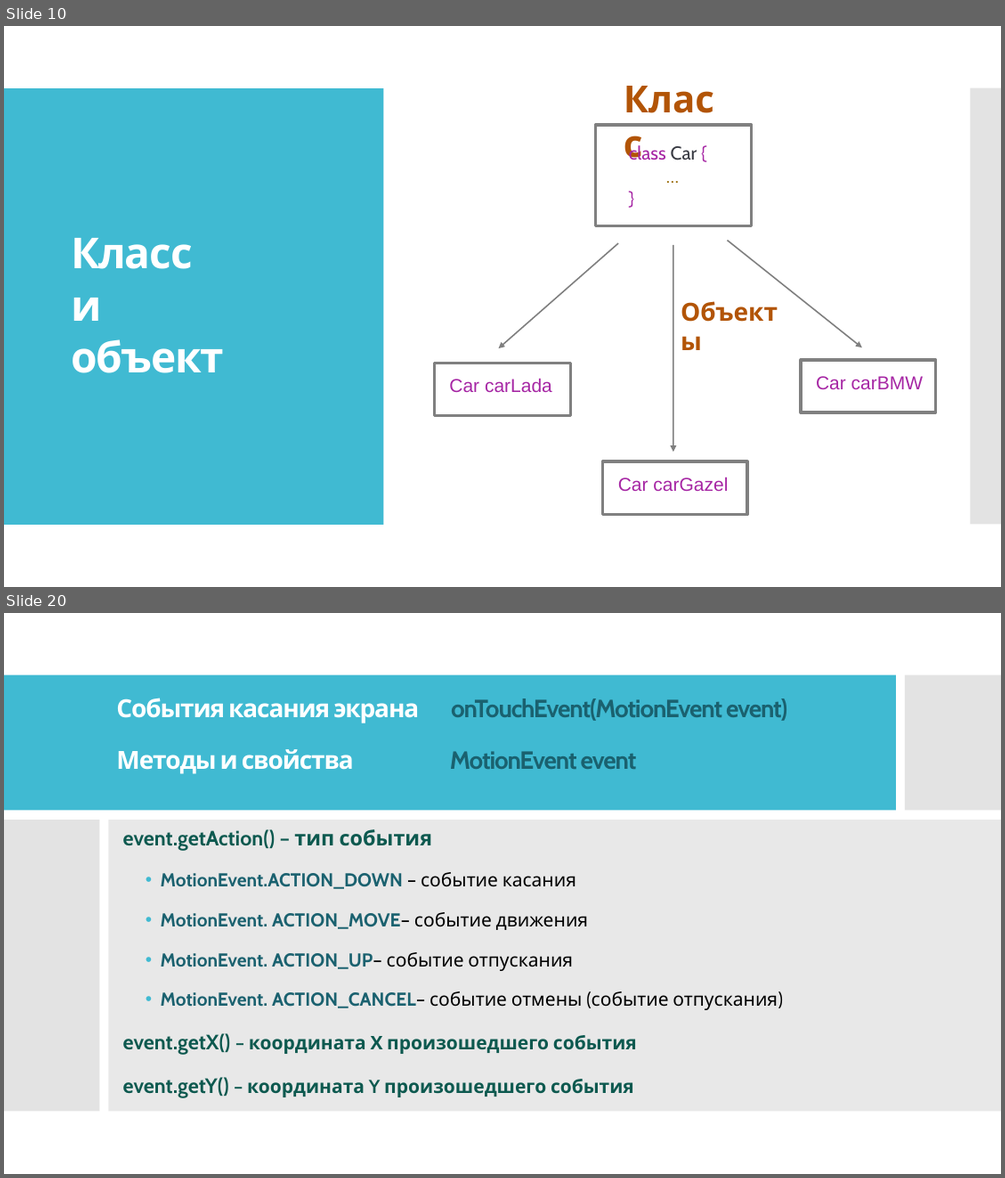
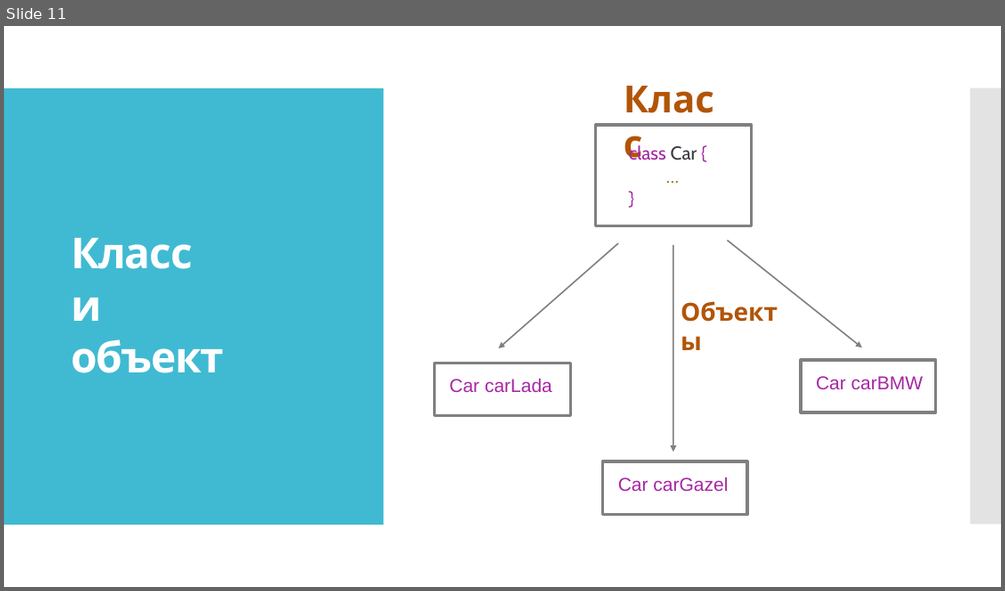
Before and after one commit to IriEfremova/LessonsCube, a slide deck: Samsung/Lesson10/OOP.pptx. Shown one above the other, each under a label of ours: slides 10 and 20 before the commit, slide 11 after it; the slides between them are not shown. The pictures are 1005x1178 and 1005x591 pixels, drawn with LibreOffice and Linux fonts; fonts in the diff are those of the drawing. Boxes give left, top, right and bottom in pixels: in the first picture for what was removed or moved away, otherwise in the second. Text is boxed around its words. In the diff, an @@ line names an element or a change of style, - is before the commit and + after.

```diff
--- a/Samsung/Lesson10/OOP.pptx
+++ b/Samsung/Lesson10/OOP.pptx
@@ slide 20 removed at [4,613,1001,1174], background #FFFFFF; not listed: 2 template elements that a slide beside it also shows @@
@@ rectangle removed at [4,613,1001,1174] @@
@@ rectangle removed at [4,675,286,1111] @@
@@ rectangle removed at [4,675,896,811] @@
@@ rectangle removed at [905,675,1001,811] @@
@@ rectangle removed at [971,675,1001,1111] @@
@@ text removed at [116,698,787,774] @@
-События касания экрана onTouchEvent(MotionEvent event)
-Методы и свойства MotionEvent event
@@ rectangle removed at [4,819,100,1111] @@
@@ rectangle removed at [109,819,1001,1111] @@
@@ text removed at [123,829,777,1098] @@
-event.getAction() – тип события
-  • MotionEvent.ACTION_DOWN – событие касания
-  • MotionEvent. ACTION_MOVE– событие движения
-  • MotionEvent. ACTION_UP– событие отпускания
-  • MotionEvent. ACTION_CANCEL– событие отмены (событие отпускания)
-event.getX() – координата Х произошедшего события
-event.getY() – координата Y произошедшего события
@@ what was slide 10 is now slide 11 @@
```
Also in this commit, not shown: 3 slides changed, 6 slides added, 8 other slides removed, 1 other file.
